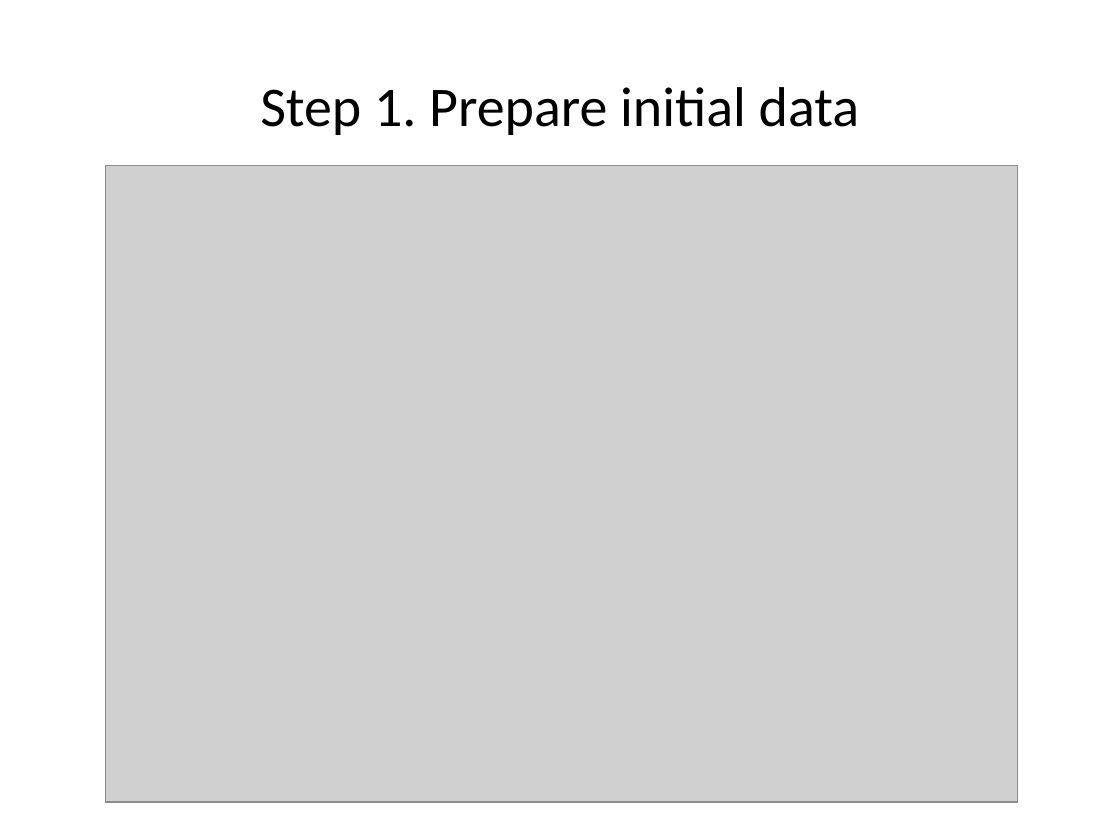
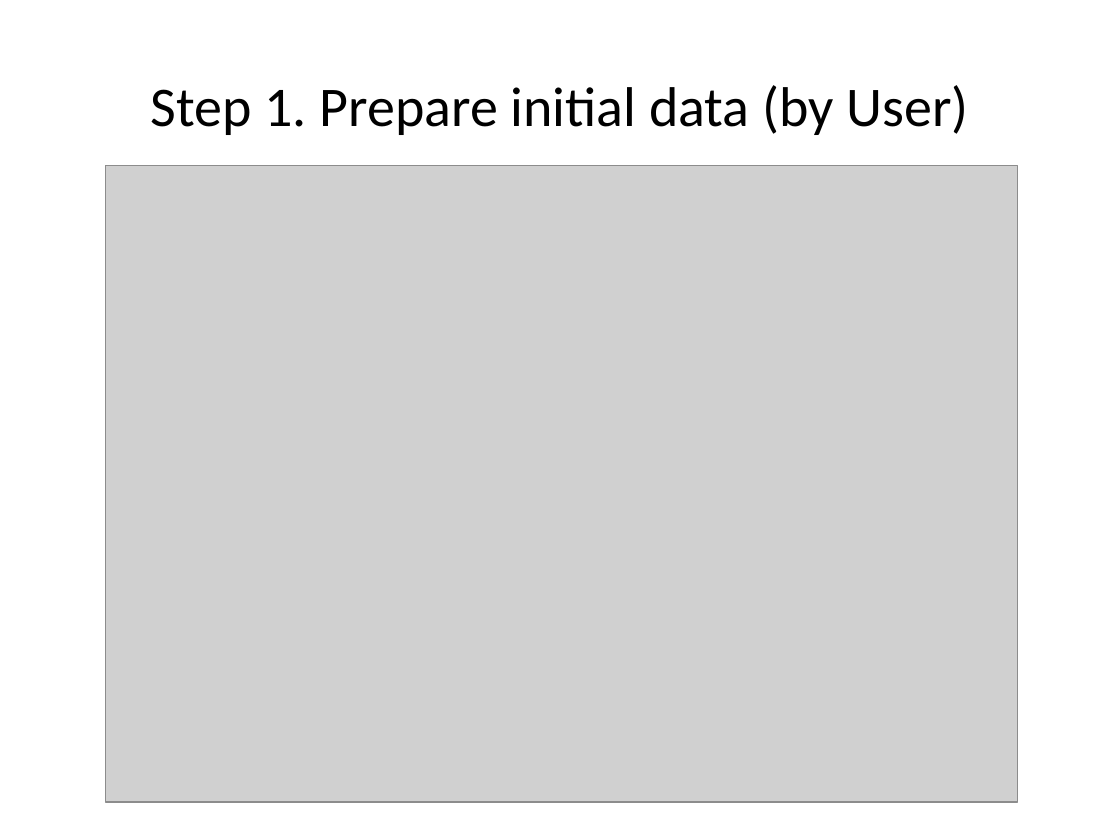
Before and after one commit to CentralValleyModeling/wrims, a slide deck: slide 7 of wrims2_vscript/doc/Position Analysis with CalLite_20130717.pptx. Drawn at 1120x840 pixels with LibreOffice and Linux fonts; fonts in the diff are those of the drawing; grey boxes stand for pictures. Boxes give left, top, right and bottom in pixels: in the first picture for what was removed or moved away, otherwise in the second. Text is boxed around its words. In the diff, an @@ line names an element or a change of style, - is before the commit and + after.

```diff
--- a/wrims2_vscript/doc/Position Analysis with CalLite_20130717.pptx
+++ b/wrims2_vscript/doc/Position Analysis with CalLite_20130717.pptx
@@ title at [151, 85, 968, 135]: text changed @@
-Step 1. Prepare initial data
+Step 1. Prepare initial data (by User)
```
Also in this commit, not shown: 2 other slides changed, 2 slides added.
